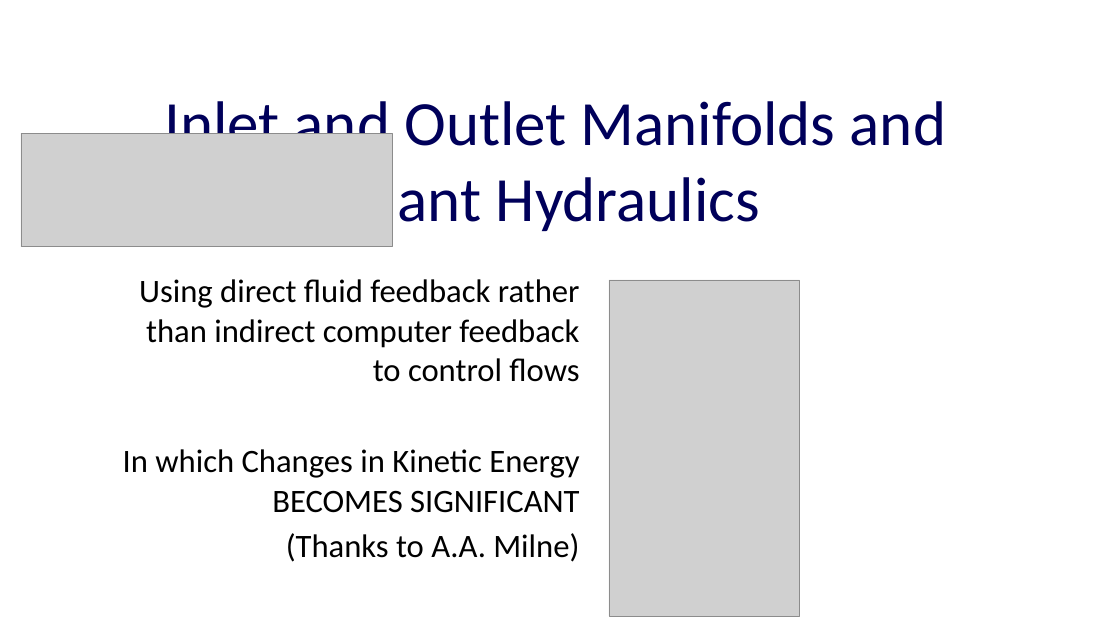
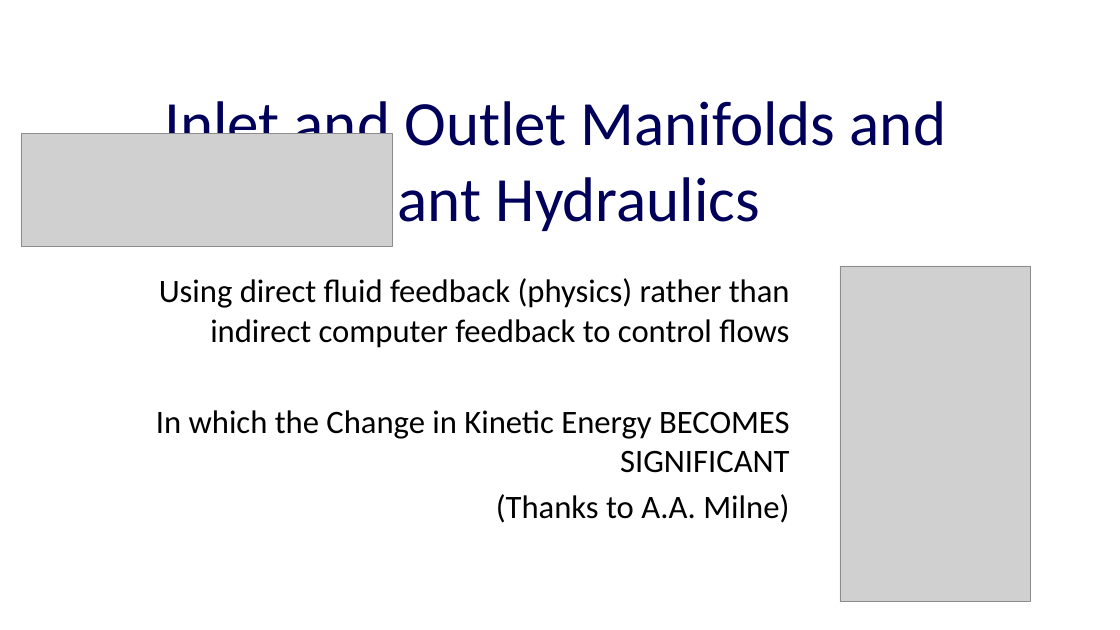
Before and after one commit to monroews/CEE4520Lectures, a slide deck: slide 1 of Manifolds.pptx. Drawn at 1120x630 pixels with LibreOffice and Linux fonts; fonts in the diff are those of the drawing; grey boxes stand for pictures. Boxes give left, top, right and bottom in pixels: in the first picture for what was removed or moved away, otherwise in the second. Text is boxed around its words. In the diff, an @@ line names an element or a change of style, - is before the commit and + after.

```diff
--- a/Manifolds.pptx
+++ b/Manifolds.pptx
@@ picture: place and size @@
-picture at bbox=[609, 280, 800, 616]
+picture at bbox=[840, 266, 1031, 602]
@@ subtitle at bbox=[156, 278, 790, 473]: text changed @@
-Using direct fluid feedback rather than indirect computer feedback to control flows
-In which Changes in Kinetic Energy BECOMES SIGNIFICANT
+Using direct fluid feedback (physics) rather than indirect computer feedback to control flows
+In which the Change in Kinetic Energy BECOMES SIGNIFICANT
```
Also in this commit, not shown: 5 other slides changed, 1 slide added, 4 slides removed.
